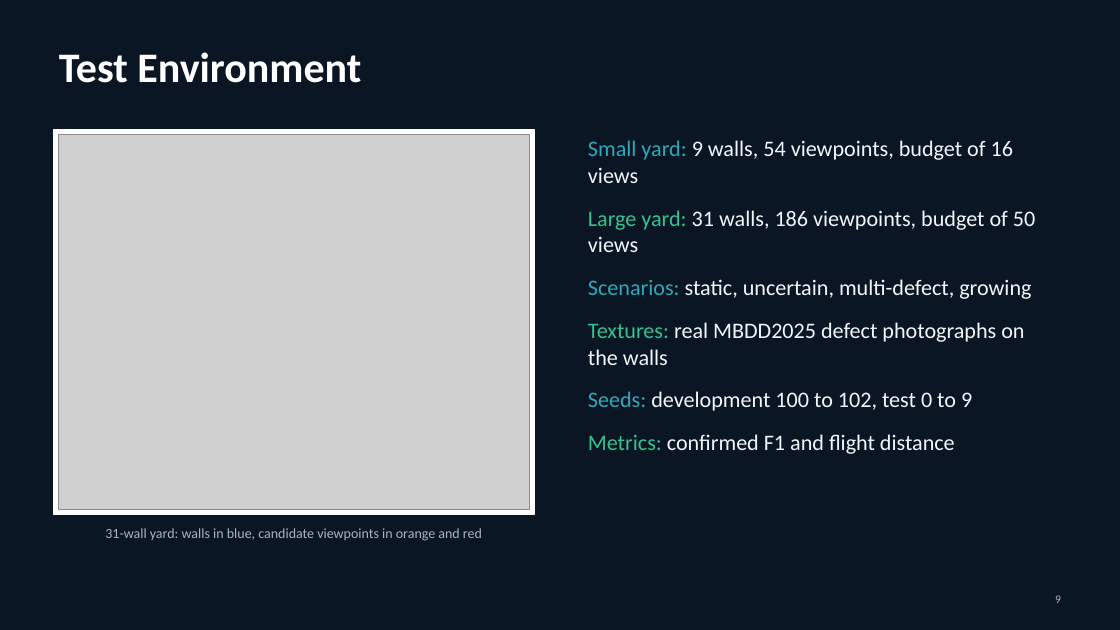
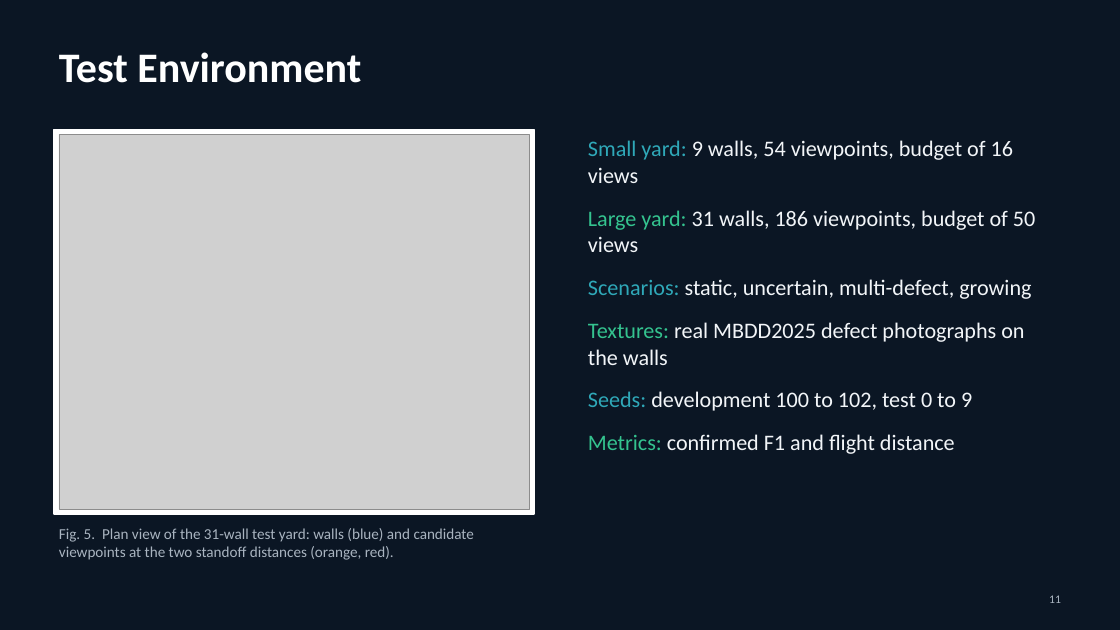
Before and after one commit to DrNeel11/project_work_1, a slide deck: slide 11 of drone-sim-today/UW-TIG_Review_Deck.pptx (slide 9 before the commit). Drawn at 1120x630 pixels with LibreOffice and Linux fonts; fonts in the diff are those of the drawing; grey boxes stand for pictures. Boxes give left, top, right and bottom in pixels: in the first picture for what was removed or moved away, otherwise in the second. Text is boxed around its words. In the diff, an @@ line names an element or a change of style, - is before the commit and + after.

```diff
--- a/drone-sim-today/UW-TIG_Review_Deck.pptx
+++ b/drone-sim-today/UW-TIG_Review_Deck.pptx
@@ text at [59,528,474,560]: text changed; size 12 to 13 pt @@
-31-wall yard: walls in blue, candidate viewpoints in orange and red
+Fig. 5. Plan view of the 31-wall test yard: walls (blue) and candidate viewpoints at the two standoff distances (orange, red).
@@ text at [1049,595,1061,603]: text changed @@
-9
+11
```
Also in this commit, not shown: 10 other slides changed, 3 slides added, 1 slide removed, 13 other files.
